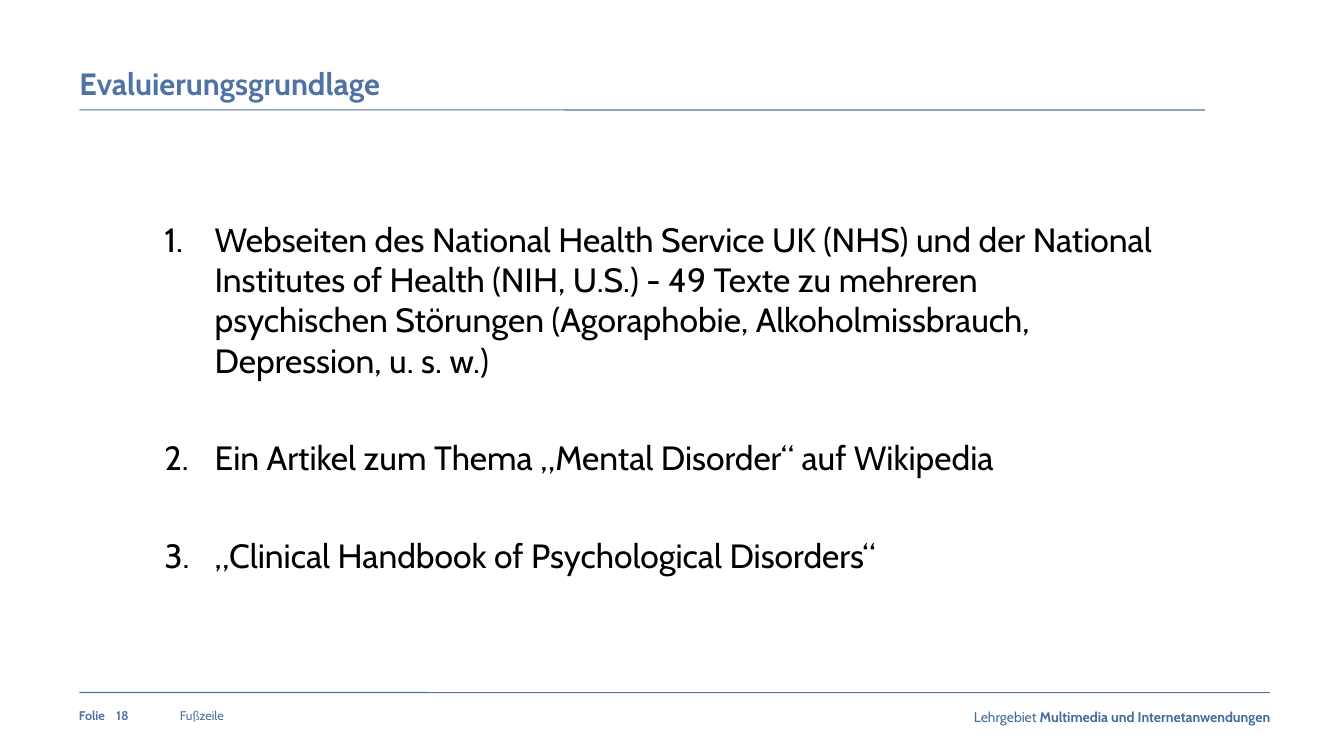
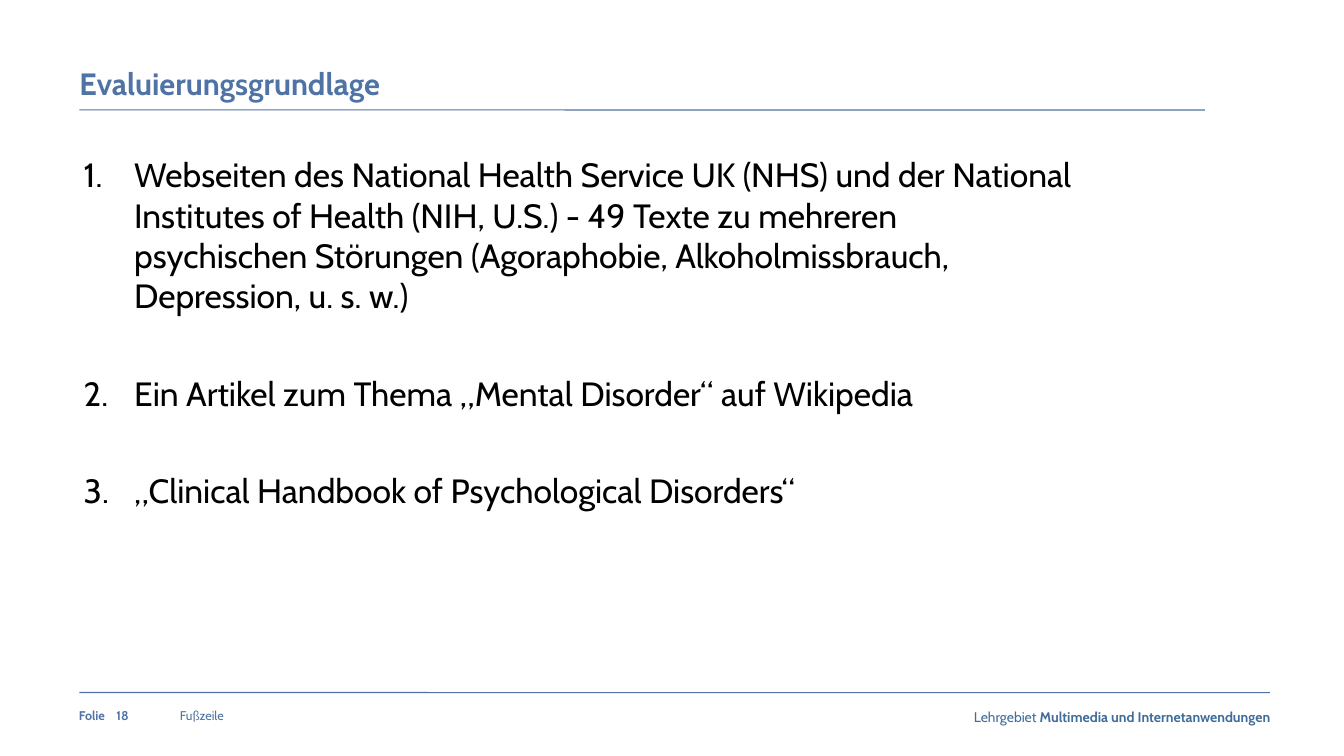
Before and after one commit to claraja/NLP_63458_WS22, a slide deck: slide 18 of Praesentation/Praesentation_Fachpraktikum_MedExtractor_Gruppe5.pptx. Drawn at 1344x756 pixels with LibreOffice and Linux fonts; fonts in the diff are those of the drawing; background and template pictures are left out. Boxes give left, top, right and bottom in pixels: in the first picture for what was removed or moved away, otherwise in the second. Text is boxed around its words. In the diff, an @@ line names an element or a change of style, - is before the commit and + after.

```diff
--- a/Praesentation/Praesentation_Fachpraktikum_MedExtractor_Gruppe5.pptx
+++ b/Praesentation/Praesentation_Fachpraktikum_MedExtractor_Gruppe5.pptx
@@ text "Webseiten des National Health Service ...": place and size @@
-text "Webseiten des National Health Service ..." at bbox=[215, 226, 1152, 576]
+text "Webseiten des National Health Service ..." at bbox=[134, 161, 1071, 511]
```
Also in this commit, not shown: 5 other slides changed, 2 slides added, 2 other files.
